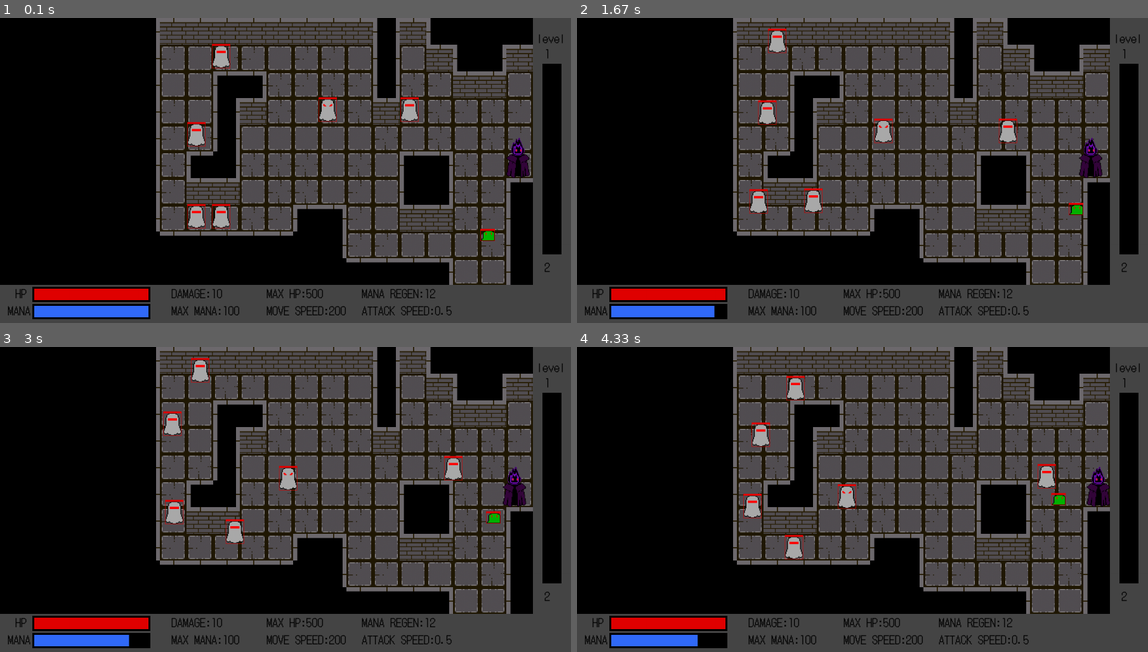
Above: before the commit, frames 1-4 (two rows, left to right).
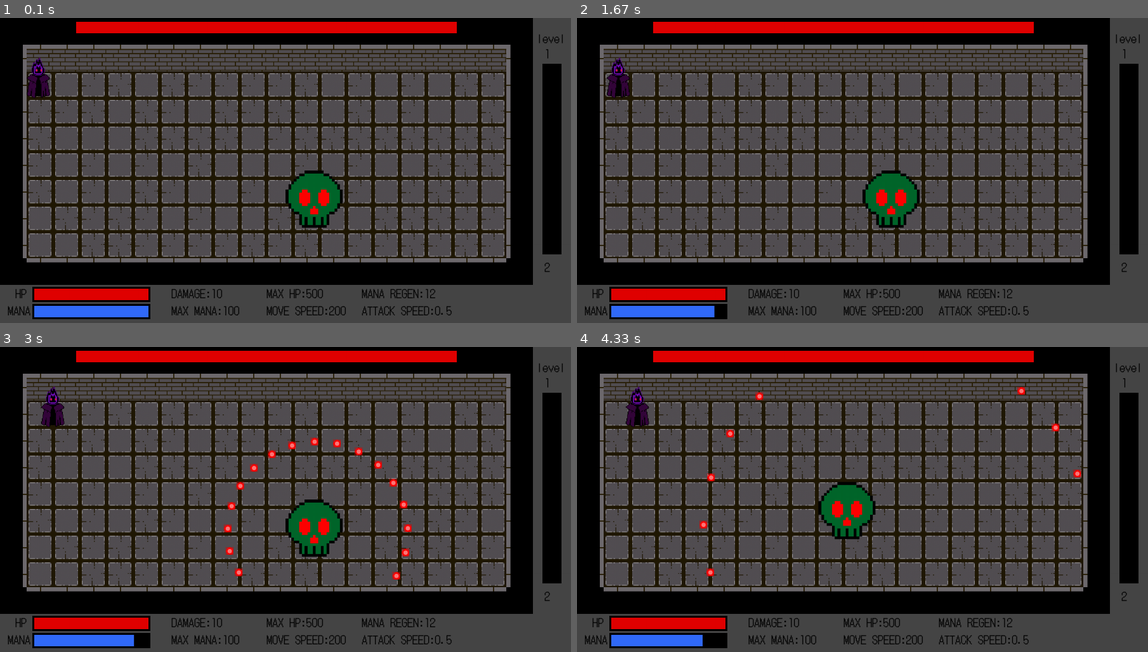
Above: after the commit, the same moments.

Repository: philogamer/pygame1
Game: pygame game, started from code.py
Same seed, same stepped clock (60 frames per second), same inputs: the game is played once before the commit and once after it.
Inputs:
- Up to frame 1 (0.1 s): no input
- Up to frame 2 (1.67 s): hold Right 0.33-0.8 s; hold Right 0.83-1.3 s; hold D 0.83-1.3 s; hold Left from 1.33 s (still down); hold A from 1.33 s (still down)
- Up to frame 3 (3 s): release Left at 1.87 s; release A at 1.87 s; hold Left 1.9-2.3 s; hold A 1.9-2.3 s; hold Right 2.33-2.97 s; hold D 2.33-2.97 s
- Up to frame 4 (4.33 s): hold Left 3-3.47 s; hold A 3-3.47 s; hold Right 3.5-3.97 s; hold D 3.5-3.97 s; hold Right from 4 s (still down); hold D from 4 s (still down)

The runs differ from the first frame. In frame 1, 40% of the frame differs, in the area x 4-94%, y 0-88%; in frame 2, 40%; in frame 3, 40%; in frame 4, 40%, in the area x 4-94%, y 0-99%.

Commit message:
make a transparent warning for skill 3 of the boss
draw the warning rect on a transparent surface

Diff:
--- a/code.py
+++ b/code.py
@@ -340,12 +340,13 @@
         self.img=pygame.transform.scale(self.img,(width,width*87/70))
         self.dmg=dmg
     def warn(self):
-        pygame.draw.rect(screen,(225,0,0),(self.x,self.y,self.w,self.w*87/70))
+        pygame.draw.rect(transparentscreen,(225,0,0,20),(self.x,self.y,self.w,self.w*87/70))
+        screen.blit(transparentscreen,(0,0))
     def update(self,screen):
         screen.blit(self.img,(self.x,self.y))
         self.rect=pygame.Rect(self.x,self.y,self.w,self.w*87/70)
 
-stage='normal'
+stage='boss'
 #normal and boss
 rendermap=True
 firstdoor=[]  #for save the door for next map
@@ -731,6 +732,7 @@
             obstacle.append(Obstacle(9,'V'))
             obstacle.append(Obstacle(199,'V'))
             rendermap=False
+            creeps=[]
 
 
 
